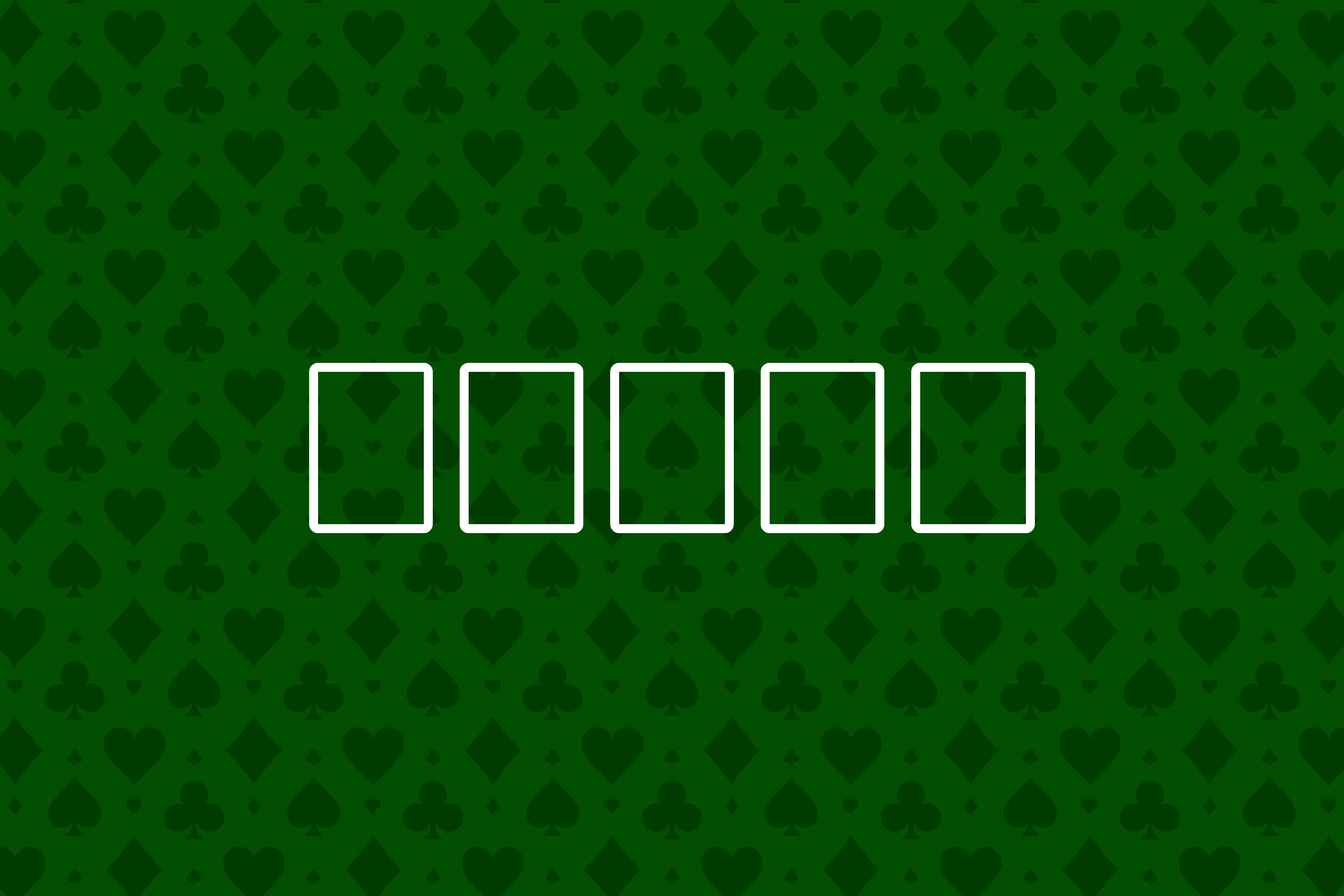
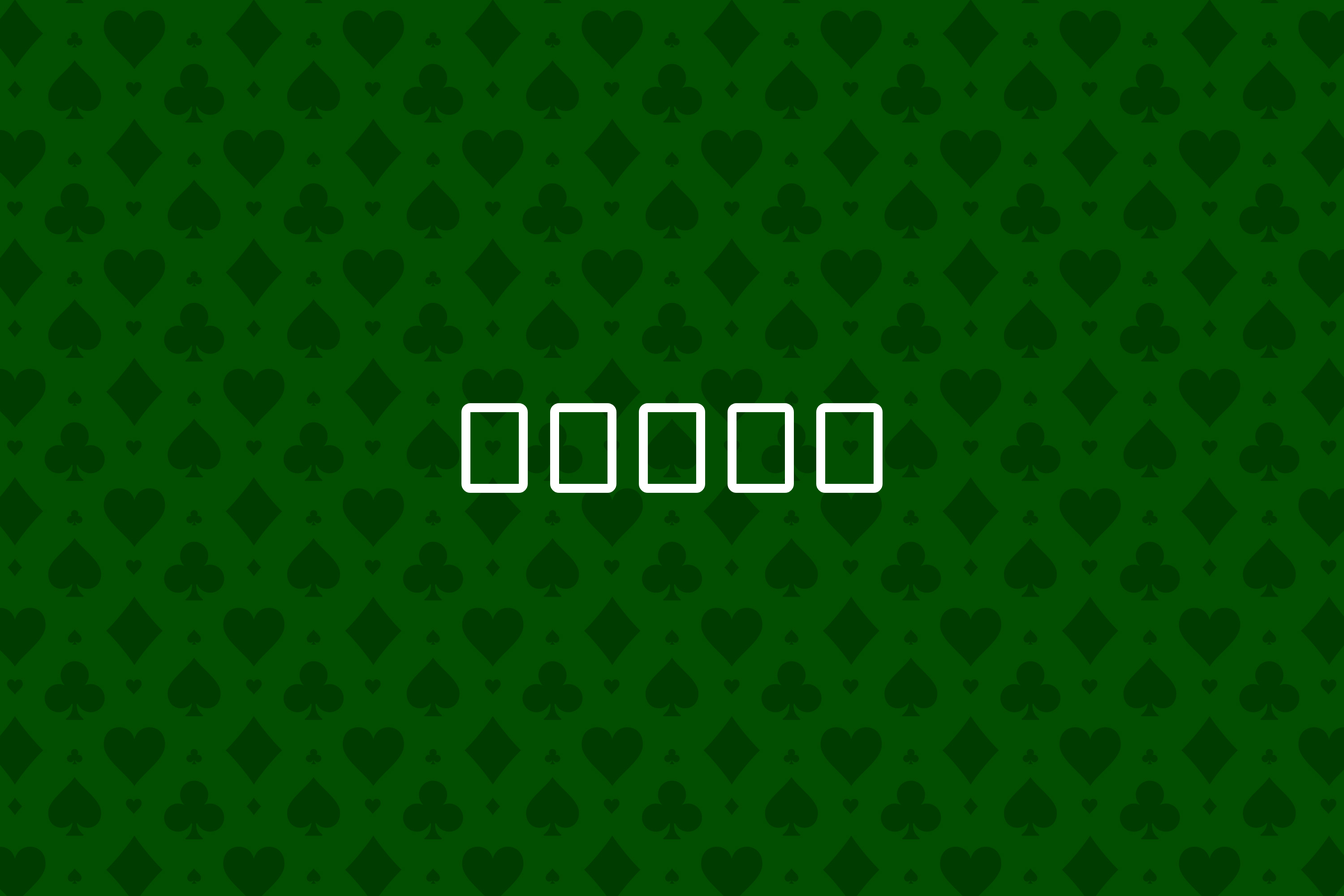
Two versions of the same layered image (1344 × 896). Layer-by-layer changes:
pixels changed over box(309, 362, 1035, 533) (layer not identified)
